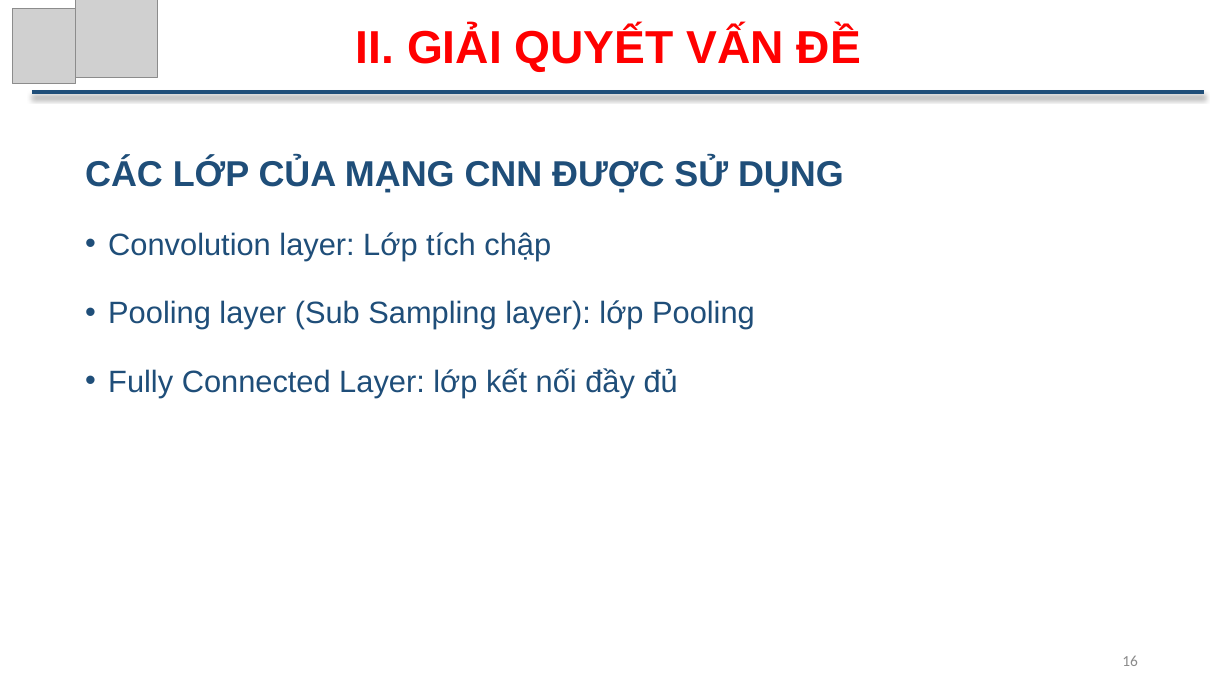
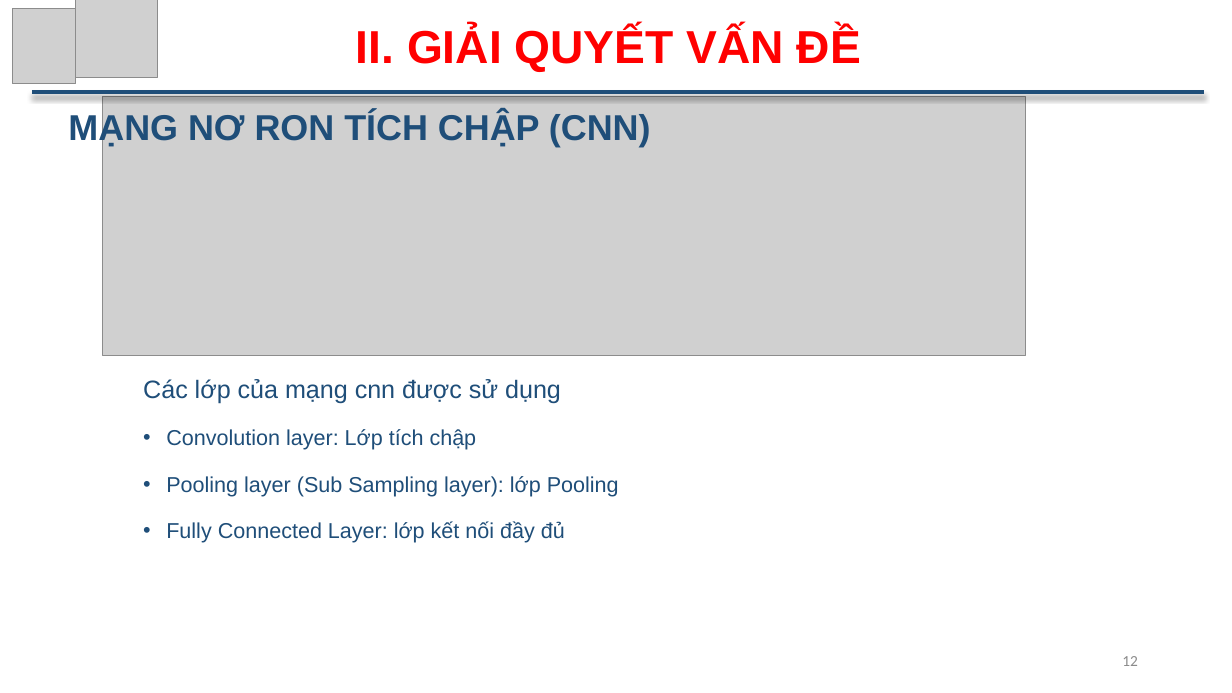
Before and after one commit to ThuTrongNguyen/Thesis, a slide deck: slide 12 of SlideBaoCao_NguyenTrongThu.pptx (slide 16 before the commit). Drawn at 1232x693 pixels with LibreOffice and Linux fonts; fonts in the diff are those of the drawing; grey boxes stand for pictures. Boxes give left, top, right and bottom in pixels: in the first picture for what was removed or moved away, otherwise in the second. Text is boxed around its words. In the diff, an @@ line names an element or a change of style, - is before the commit and + after.

```diff
--- a/SlideBaoCao_NguyenTrongThu.pptx
+++ b/SlideBaoCao_NguyenTrongThu.pptx
@@ text added at <box>68,112,651,147</box>, 28 pt, text #1F4E79, bold @@
+MẠNG NƠ RON TÍCH CHẬP (CNN)
@@ picture added at <box>103,97,1026,356</box> @@
@@ text "Các lớp của mạng cnn ...": place and size @@
-text "Các lớp của mạng cnn ..." at <box>85,158,844,397</box>
+text "Các lớp của mạng cnn ..." at <box>143,379,619,543</box>
@@ text at <box>143,379,561,404</box>: text changed; size 28 to 19.6 pt; bold off @@
-CÁC LỚP CỦA MẠNG CNN ĐƯỢC SỬ DỤNG
+Các lớp của mạng cnn được sử dụng
@@ text at <box>166,429,619,543</box>: size 24 to 16.8 pt in "Convolution layer: Lớp tích chập", "Pooling layer (Sub Sampling layer): lớp Pooling", "Fully Connected Layer: lớp kết nối đầy ..."; line spacing 1.5 to 1.3 @@
@@ page number at <box>1122,656,1138,666</box>: text changed @@
-16
+12
```
Also in this commit, not shown: 9 other slides changed, 3 slides removed, 1 other file.
